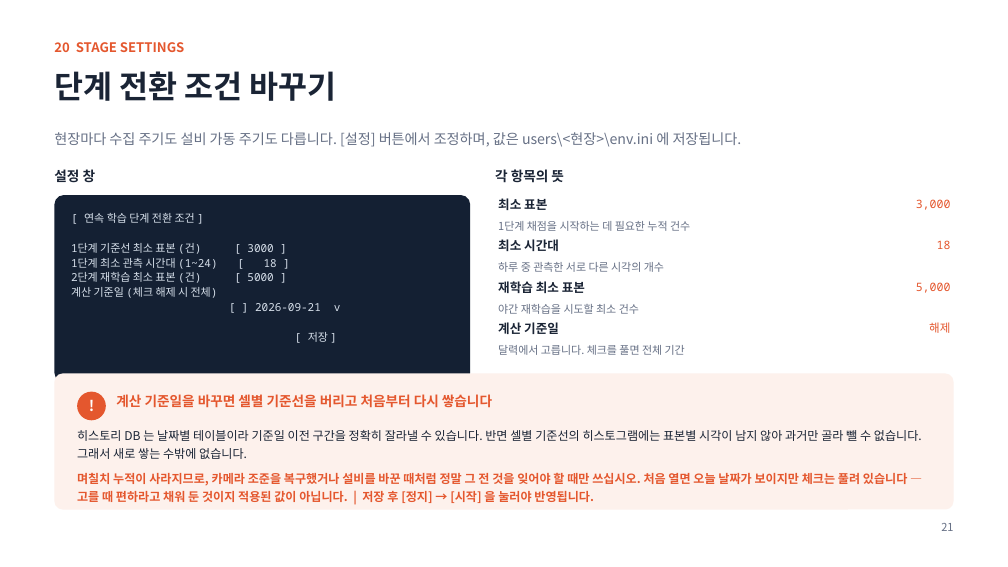
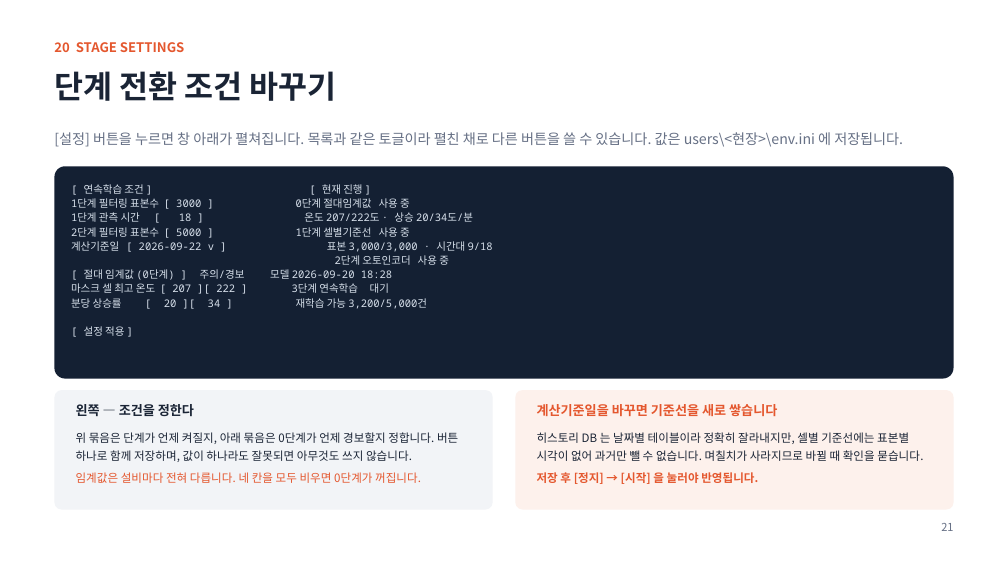
Before and after one commit to oskwon65/MultiModal_FireCam, a slide deck: slide 21 of 멀티모달_화재감지_모니터링_설치매뉴얼.pptx. Drawn at 1008x567 pixels with LibreOffice and Linux fonts; fonts in the diff are those of the drawing. Boxes give left, top, right and bottom in pixels: in the first picture for what was removed or moved away, otherwise in the second. Text is boxed around its words. In the diff, an @@ line names an element or a change of style, - is before the commit and + after.

```diff
--- a/멀티모달_화재감지_모니터링_설치매뉴얼.pptx
+++ b/멀티모달_화재감지_모니터링_설치매뉴얼.pptx
@@ text at <box>54,132,903,147</box>: text changed @@
-현장마다 수집 주기도 설비 가동 주기도 다릅니다. [설정] 버튼에서 조정하며, 값은 users\<현장>\env.ini 에 저장됩니다.
+[설정] 버튼을 누르면 창 아래가 펼쳐집니다. 목록과 같은 토글이라 펼친 채로 다른 버튼을 쓸 수 있습니다. 값은 users\<현장>\env.ini 에 저장됩니다.
@@ rounded rectangle: place and size @@
-rounded rectangle at <box>54,195,470,382</box>
+rounded rectangle at <box>54,166,954,379</box>
@@ text removed at <box>54,169,96,183</box> @@
-설정 창
@@ text removed at <box>495,169,564,183</box> @@
-각 항목의 뜻
@@ text added at <box>71,184,493,336</box>, 10 pt, text #D6DFEA @@
+[ 연속학습 조건 ] [ 현재 진행 ]
+1단계 필터링 표본수 [ 3000 ] 0단계 절대임계값 사용 중
+1단계 관측 시간 [ 18 ] 온도 207/222도 · 상승 20/34도/분
+2단계 필터링 표본수 [ 5000 ] 1단계 셀별기준선 사용 중
+계산기준일 [ 2026-09-22 v ] 표본 3,000/3,000 · 시간대 9/18
+2단계 오토인코더 사용 중
+[ 절대 임계값 (0단계) ] 주의/경보 모델 2026-09-20 18:28
+마스크 셀 최고 온도 [ 207 ][ 222 ] 3단계 연속학습 대기
+분당 상승률 [ 20 ][ 34 ] 재학습 가능 3,200/5,000건
+[ 설정 적용 ]
@@ text removed at <box>498,198,547,210</box> @@
-최소 표본
@@ text removed at <box>916,199,951,210</box> @@
-3,000
@@ text removed at <box>71,213,341,342</box> @@
-[ 연속 학습 단계 전환 조건 ]
-1단계 기준선 최소 표본 (건) [ 3000 ]
-1단계 최소 관측 시간대 (1~24) [ 18 ]
-2단계 재학습 최소 표본 (건) [ 5000 ]
-계산 기준일 (체크 해제 시 전체)
-[ ] 2026-09-21 v
-[ 저장 ]
@@ text removed at <box>498,221,690,231</box> @@
-1단계 채점을 시작하는 데 필요한 누적 건수
@@ text removed at <box>498,239,559,251</box> @@
-최소 시간대
@@ text removed at <box>498,262,664,272</box> @@
-하루 중 관측한 서로 다른 시각의 개수
@@ text removed at <box>937,240,951,249</box> @@
-18
@@ text removed at <box>498,281,585,293</box> @@
-재학습 최소 표본
@@ text removed at <box>916,282,951,293</box> @@
-5,000
@@ text removed at <box>498,304,639,314</box> @@
-야간 재학습을 시도할 최소 건수
@@ text removed at <box>498,322,559,334</box> @@
-계산 기준일
@@ text removed at <box>929,322,950,333</box> @@
-해제
@@ text removed at <box>498,345,685,355</box> @@
-달력에서 고릅니다. 체크를 풀면 전체 기간
@@ rounded rectangle added at <box>54,390,493,510</box>, fill #F2F4F7 @@
@@ text added at <box>76,404,194,416</box>, 12.5 pt, text #1A2435, bold @@
+왼쪽 — 조건을 정한다
@@ ellipse removed at <box>77,392,106,420</box> @@
-!
@@ rounded rectangle: place and size @@
-rounded rectangle at <box>54,374,954,510</box>
+rounded rectangle at <box>516,390,954,510</box>
@@ text at <box>537,404,777,416</box>: text changed; size 13 to 12.5 pt @@
-계산 기준일을 바꾸면 셀별 기준선을 버리고 처음부터 다시 쌓습니다
+계산기준일을 바꾸면 기준선을 새로 쌓습니다
@@ text added at <box>76,432,458,483</box>, 11 pt, text #1A2435 @@
+위 묶음은 단계가 언제 켜질지, 아래 묶음은 0단계가 언제 경보할지 정합니다. 버튼 하나로 함께 저장하며, 값이 하나라도 잘못되면 아무것도 쓰지 않습니다.
+임계값은 설비마다 전혀 다릅니다. 네 칸을 모두 비우면 0단계가 꺼집니다.
@@ text at <box>537,432,923,484</box>: text changed; size 11.5 to 11 pt; text colour #E4572E to #1A2435; bold off @@
-히스토리 DB 는 날짜별 테이블이라 기준일 이전 구간을 정확히 잘라낼 수 있습니다. 반면 셀별 기준선의 히스토그램에는 표본별 시각이 남지 않아 과거만 골라 뺄 수 없습니다. 그래서 새로 쌓는 수밖에 없습니다.
-며칠치 누적이 사라지므로, 카메라 조준을 복구했거나 설비를 바꾼 때처럼 정말 그 전 것을 잊어야 할 때만 쓰십시오. 처음 열면 오늘 날짜가 보이지만 체크는 풀려 있습니다 — 고를 때 편하라고 채워 둔 것이지 적용된 값이 아닙니다. | 저장 후 [정지] → [시작] 을 눌러야 반영됩니다.
+히스토리 DB 는 날짜별 테이블이라 정확히 잘라내지만, 셀별 기준선에는 표본별 시각이 없어 과거만 뺄 수 없습니다. 며칠치가 사라지므로 바뀔 때 확인을 묻습니다.
+저장 후 [정지] → [시작] 을 눌러야 반영됩니다.
```
Also in this commit, not shown: 1 other slide changed, 1 other file.
